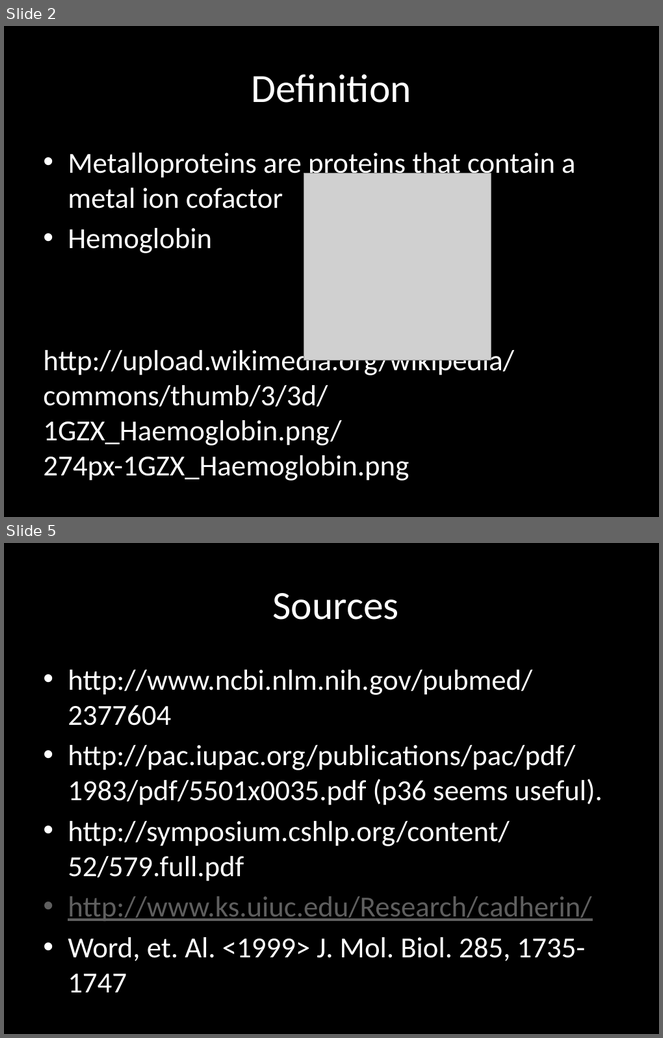
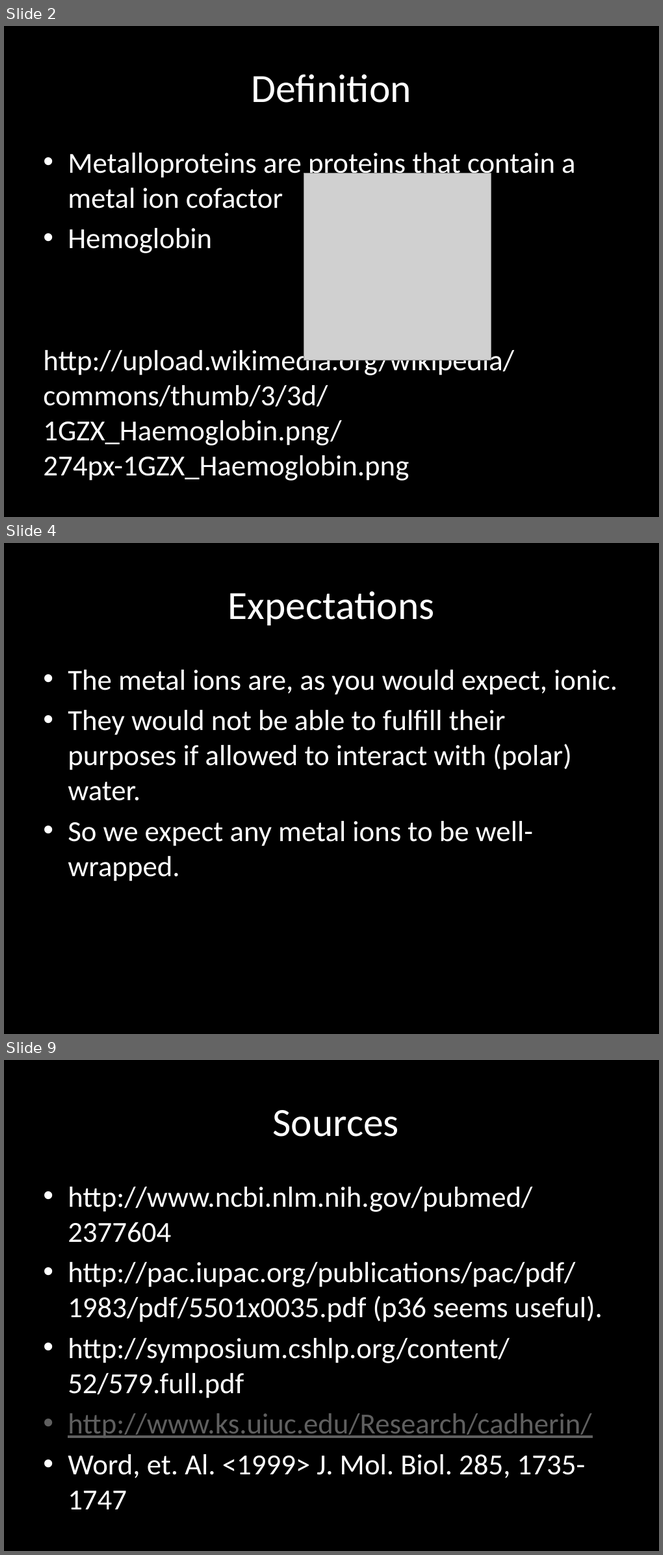
Before and after one commit to e21red/digitalbio_metalloprotein, a slide deck: thisisapresentation.pptx. Shown one above the other, each under a label of ours: slides 2 and 5 before the commit, slides 2, 4 and 9 after it; the slides between them are not shown. The pictures are 663x1038 and 663x1555 pixels, drawn with LibreOffice and Linux fonts; fonts in the diff are those of the drawing; grey boxes stand for pictures. Boxes give left, top, right and bottom in pixels: in the first picture for what was removed or moved away, otherwise in the second. Text is boxed around its words. In the diff, an @@ line names an element or a change of style, - is before the commit and + after.

```diff
--- a/thisisapresentation.pptx
+++ b/thisisapresentation.pptx
@@ slide 4 added at (4,543,659,1034), background #000000 @@
@@ title added at (228,591,435,626), 44 pt, text #FFFFFF @@
+Expectations
@@ text added at (68,670,618,882), 32 pt, text #FFFFFF @@
+• The metal ions are, as you would expect, ionic.
+• They would not be able to fulfill their purposes if allowed to interact with (polar) water.
+• So we expect any metal ions to be well- wrapped.
@@ what was slide 5 is now slide 9 @@
```
Also in this commit, not shown: 2 slides changed, 3 other slides added, 3 other files.
